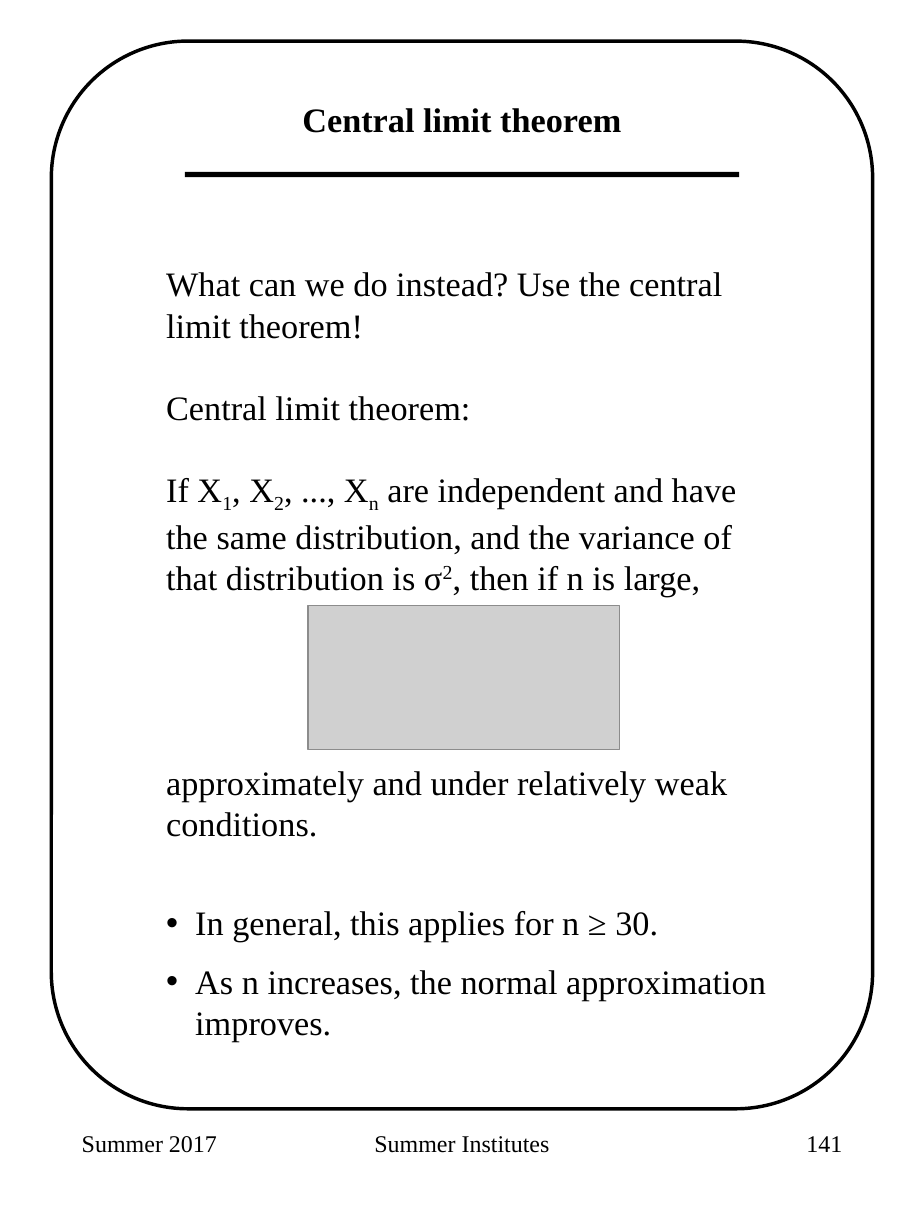
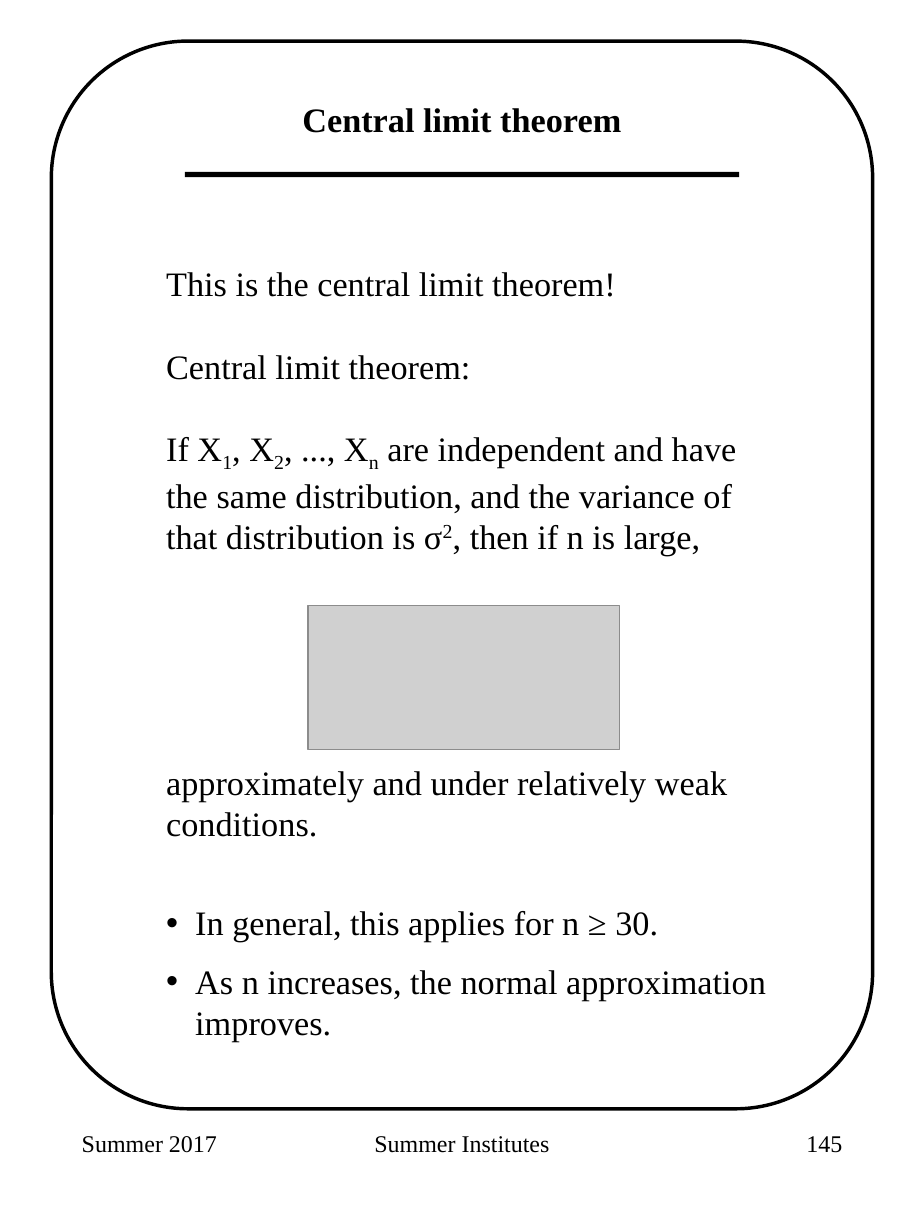
Before and after one commit to adw96/summer-institutes, a slide deck: slide 12 of 2018_sisg_1_5.pptx (slide 8 before the commit). Drawn at 924x1232 pixels with LibreOffice and Linux fonts; fonts in the diff are those of the drawing; grey boxes stand for pictures. Boxes give left, top, right and bottom in pixels: in the first picture for what was removed or moved away, otherwise in the second. Text is boxed around its words. In the diff, an @@ line names an element or a change of style, - is before the commit and + after.

```diff
--- a/2018_sisg_1_5.pptx
+++ b/2018_sisg_1_5.pptx
@@ text at bbox=[166, 272, 616, 297]: text changed @@
-What can we do instead? Use the central limit theorem!
+This is the central limit theorem!
@@ page number at bbox=[806, 1136, 842, 1153]: text changed @@
-141
+145
```
Also in this commit, not shown: 4 other slides changed, 4 slides added, 5 other files.
